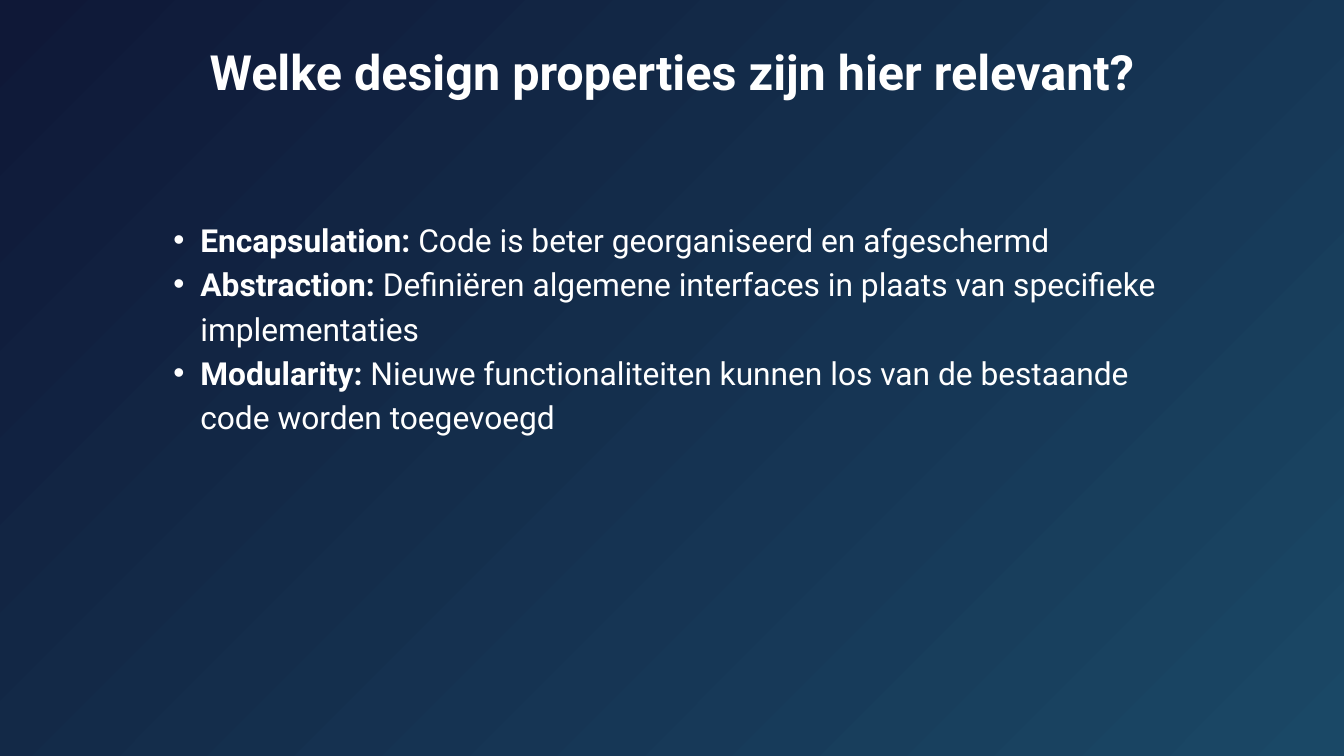
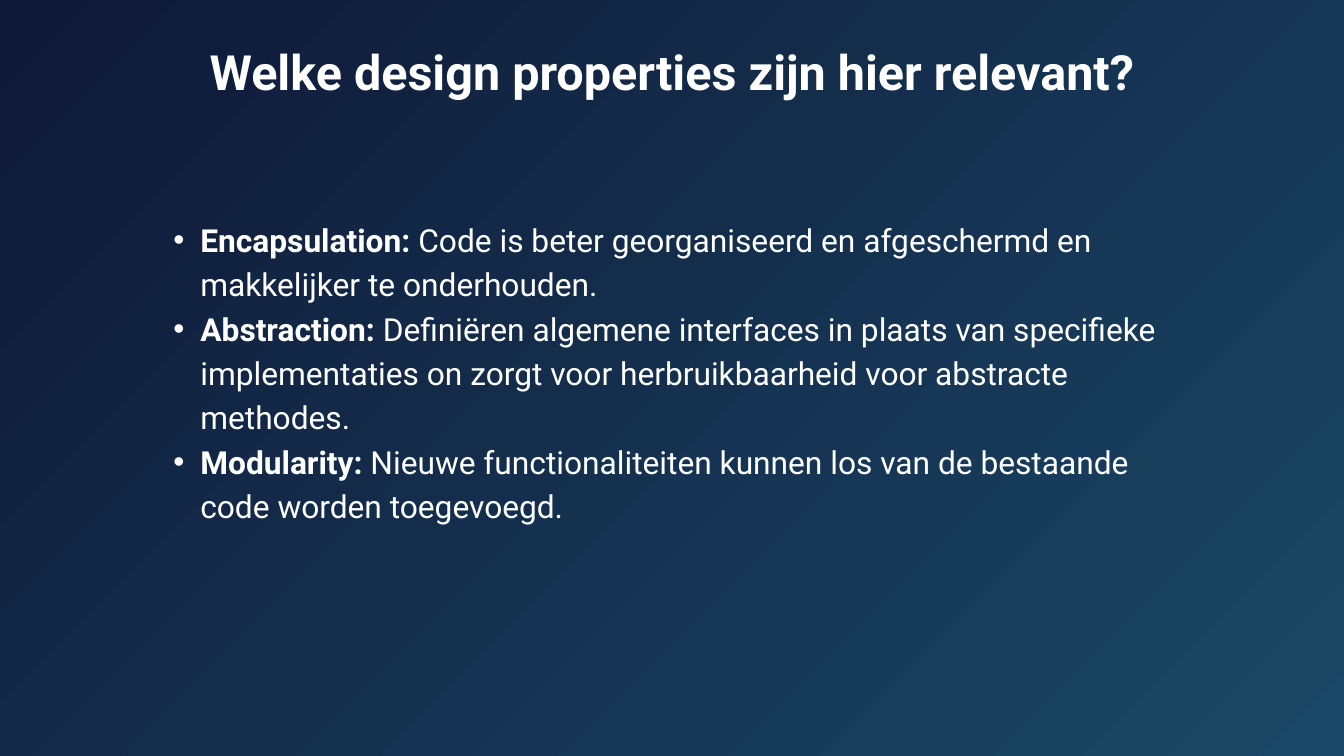
Before and after one commit to AIM-ENE-feb25/triptop-groep-b5, a slide deck: slide 5 of week2/les2/OpenClosed Principle.pptx. Drawn at 1344x756 pixels with LibreOffice and Linux fonts; fonts in the diff are those of the drawing. Boxes give left, top, right and bottom in pixels: in the first picture for what was removed or moved away, otherwise in the second. Text is boxed around its words. In the diff, an @@ line names an element or a change of style, - is before the commit and + after.

```diff
--- a/week2/les2/OpenClosed Principle.pptx
+++ b/week2/les2/OpenClosed Principle.pptx
@@ text at bbox=[200, 228, 1155, 525]: text changed @@
-  • Encapsulation: Code is beter georganiseerd en afgeschermd
-  • Abstraction: Definiëren algemene interfaces in plaats van specifieke implementaties
-  • Modularity: Nieuwe functionaliteiten kunnen los van de bestaande code worden toegevoegd
+  • Encapsulation: Code is beter georganiseerd en afgeschermd en makkelijker te onderhouden.
+  • Abstraction: Definiëren algemene interfaces in plaats van specifieke implementaties on zorgt voor herbruikbaarheid voor abstracte methodes.
+  • Modularity: Nieuwe functionaliteiten kunnen los van de bestaande code worden toegevoegd.
```
Also in this commit, not shown: 1 other slide changed, 1 slide added, 1 slide removed, 1 other file.
